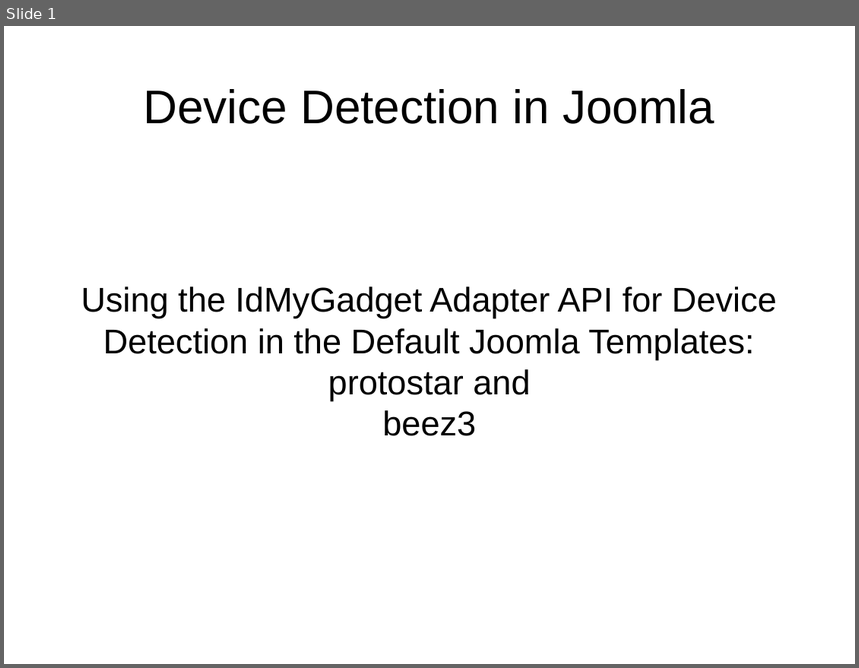
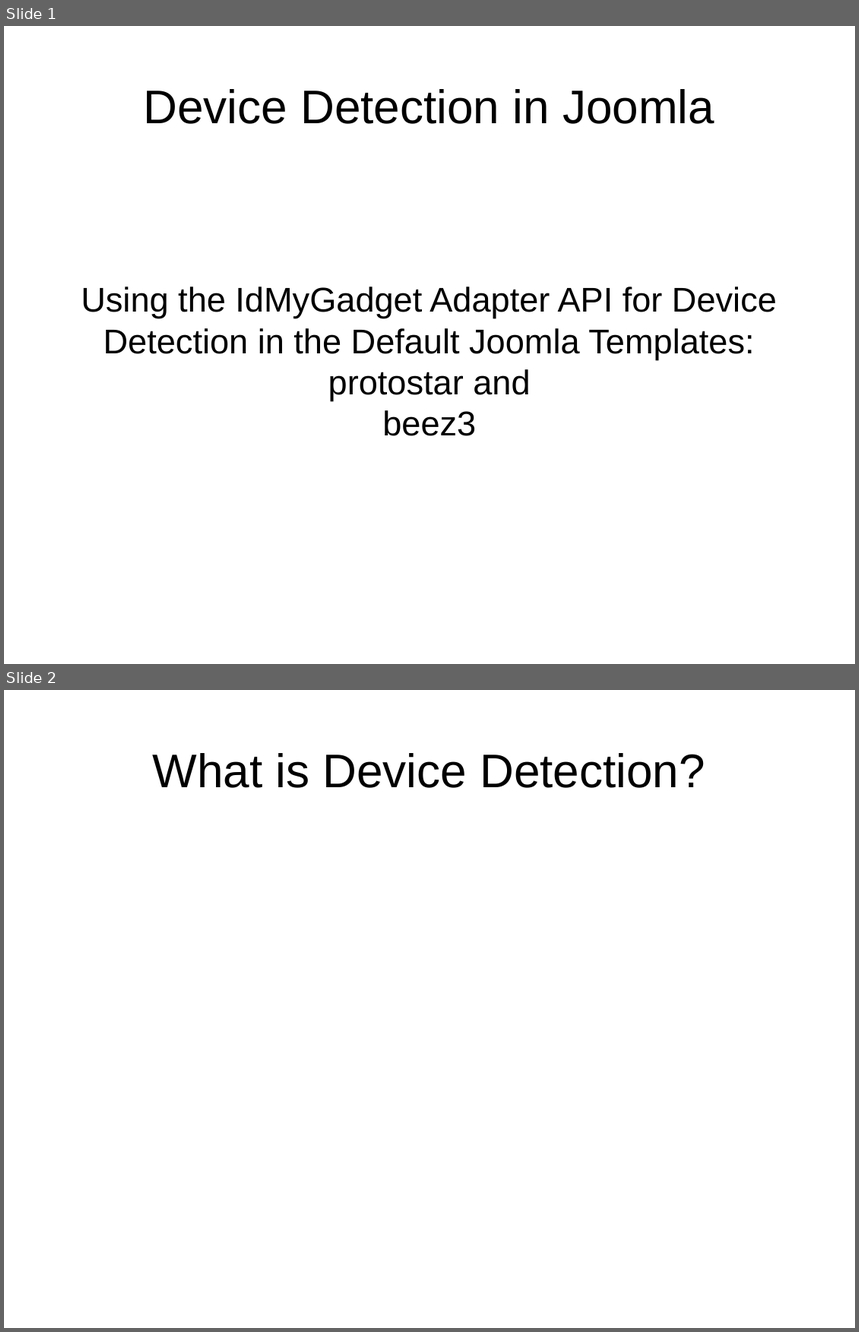
Before and after one commit to tomwhartung/jmws_accoutrements, a slide deck: presentations/2015_09-Joomla/Device_Detection-In_Protostar_and_Beez3.odp. Shown one above the other, each under a label of ours: slide 1 before the commit, slides 1 and 2 after it. The pictures are 859x668 and 859x1332 pixels, drawn with LibreOffice and Linux fonts; fonts in the diff are those of the drawing. Boxes give left, top, right and bottom in pixels: in the first picture for what was removed or moved away, otherwise in the second. Text is boxed around its words. In the diff, an @@ line names an element or a change of style, - is before the commit and + after.

Commit message:
Added some slides, with titles only for now, to the presentations.

```diff
--- a/presentations/2015_09-Joomla/Device_Detection-In_Protostar_and_Beez3.odp
+++ b/presentations/2015_09-Joomla/Device_Detection-In_Protostar_and_Beez3.odp
@@ slide 2 added at [4, 690, 855, 1328], background #FFFFFF @@
@@ title added at [153, 753, 705, 788], 44 pt, text #000000 @@
+What is Device Detection?
```
Also in this commit, not shown: 3 other slides added, 1 other file.
